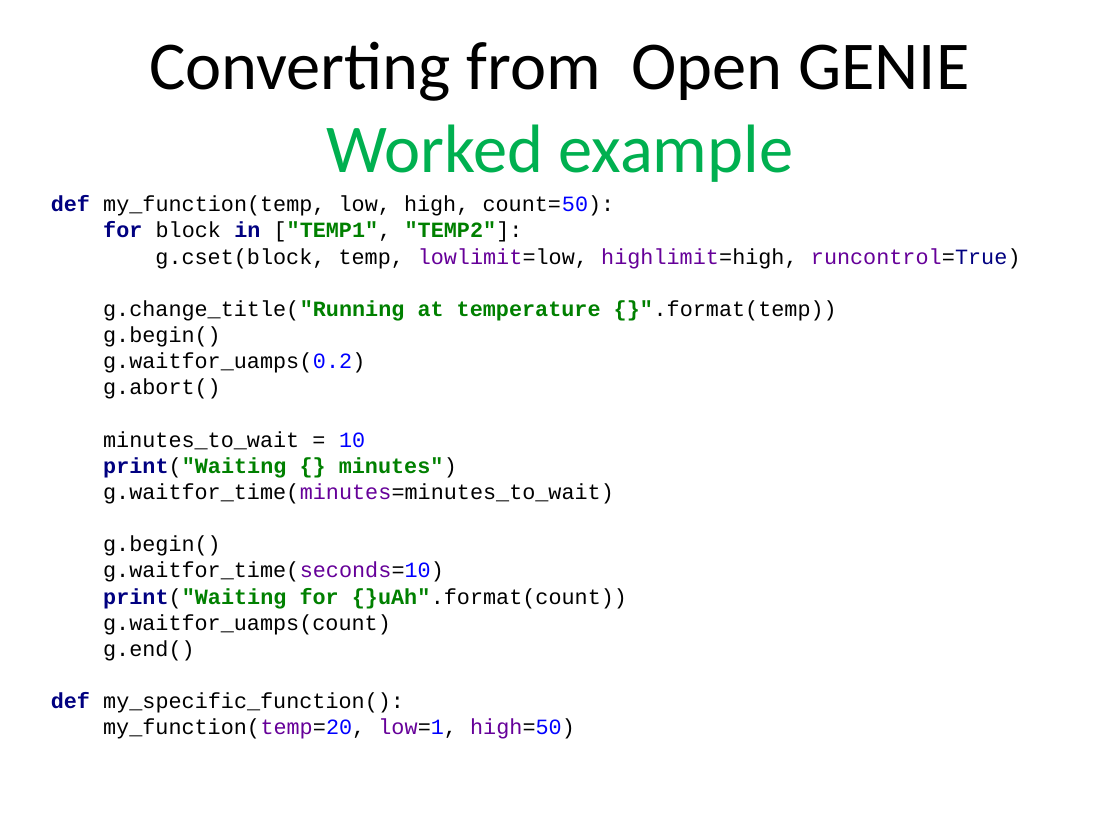
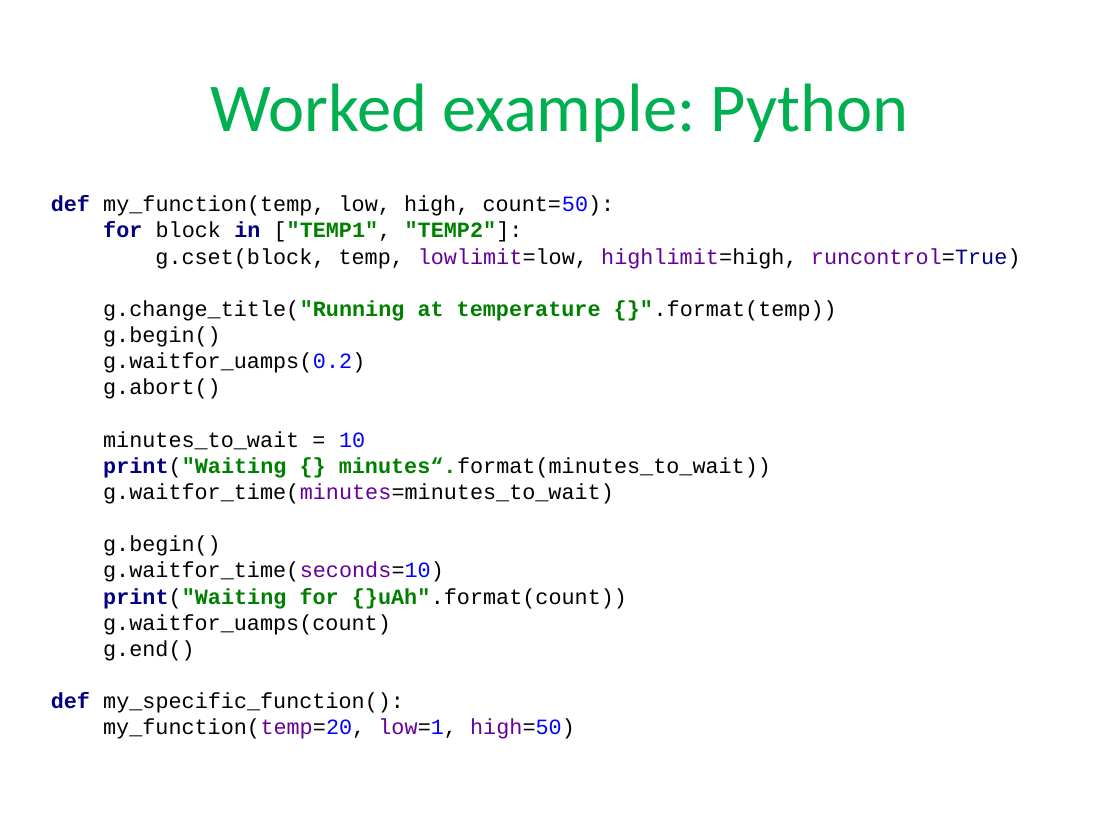
Before and after one commit to ISISComputingGroup/ibex_user_manual, a slide deck: slide 41 of genie_python_and_ibex/genie_python_and_ibex.pptx (slide 33 before the commit). Drawn at 1120x840 pixels with LibreOffice and Linux fonts; fonts in the diff are those of the drawing; background and template pictures are left out. Boxes give left, top, right and bottom in pixels: in the first picture for what was removed or moved away, otherwise in the second. Text is boxed around its words. In the diff, an @@ line names an element or a change of style, - is before the commit and + after.

Commit message:
Uploaded latest genie_python and ibex training slides

```diff
--- a/genie_python_and_ibex/genie_python_and_ibex.pptx
+++ b/genie_python_and_ibex/genie_python_and_ibex.pptx
@@ title at <box>210,83,909,142</box>: text changed; text colour #000000 to #00B050 @@
-Converting from Open GENIE
-Worked example
+Worked example: Python
@@ text at <box>51,196,1021,739</box>: text changed @@
-def my_function(temp, low, high, count=50):
-for block in ["TEMP1", "TEMP2"]:
-g.cset(block, temp, lowlimit=low, highlimit=high, runcontrol=True)
-g.change_title("Running at temperature {}".format(temp))
-g.begin()
-g.waitfor_uamps(0.2)
-g.abort()
-minutes_to_wait = 10
-print("Waiting {} minutes")
-g.waitfor_time(minutes=minutes_to_wait)
-g.begin()
-g.waitfor_time(seconds=10)
-print("Waiting for {}uAh".format(count))
-g.waitfor_uamps(count)
-g.end()
-def my_specific_function():
-my_function(temp=20, low=1, high=50)
+def my_function(temp, low, high, count=50):
+for block in ["TEMP1", "TEMP2"]:
+g.cset(block, temp, lowlimit=low, highlimit=high, runcontrol=True)
+g.change_title("Running at temperature {}".format(temp))
+g.begin()
+g.waitfor_uamps(0.2)
+g.abort()
+minutes_to_wait = 10
+print("Waiting {} minutes“.format(minutes_to_wait))
+g.waitfor_time(minutes=minutes_to_wait)
+g.begin()
+g.waitfor_time(seconds=10)
+print("Waiting for {}uAh".format(count))
+g.waitfor_uamps(count)
+g.end()
+def my_specific_function():
+my_function(temp=20, low=1, high=50)
```
Also in this commit, not shown: 31 other slides changed, 16 slides added, 1 slide removed.
